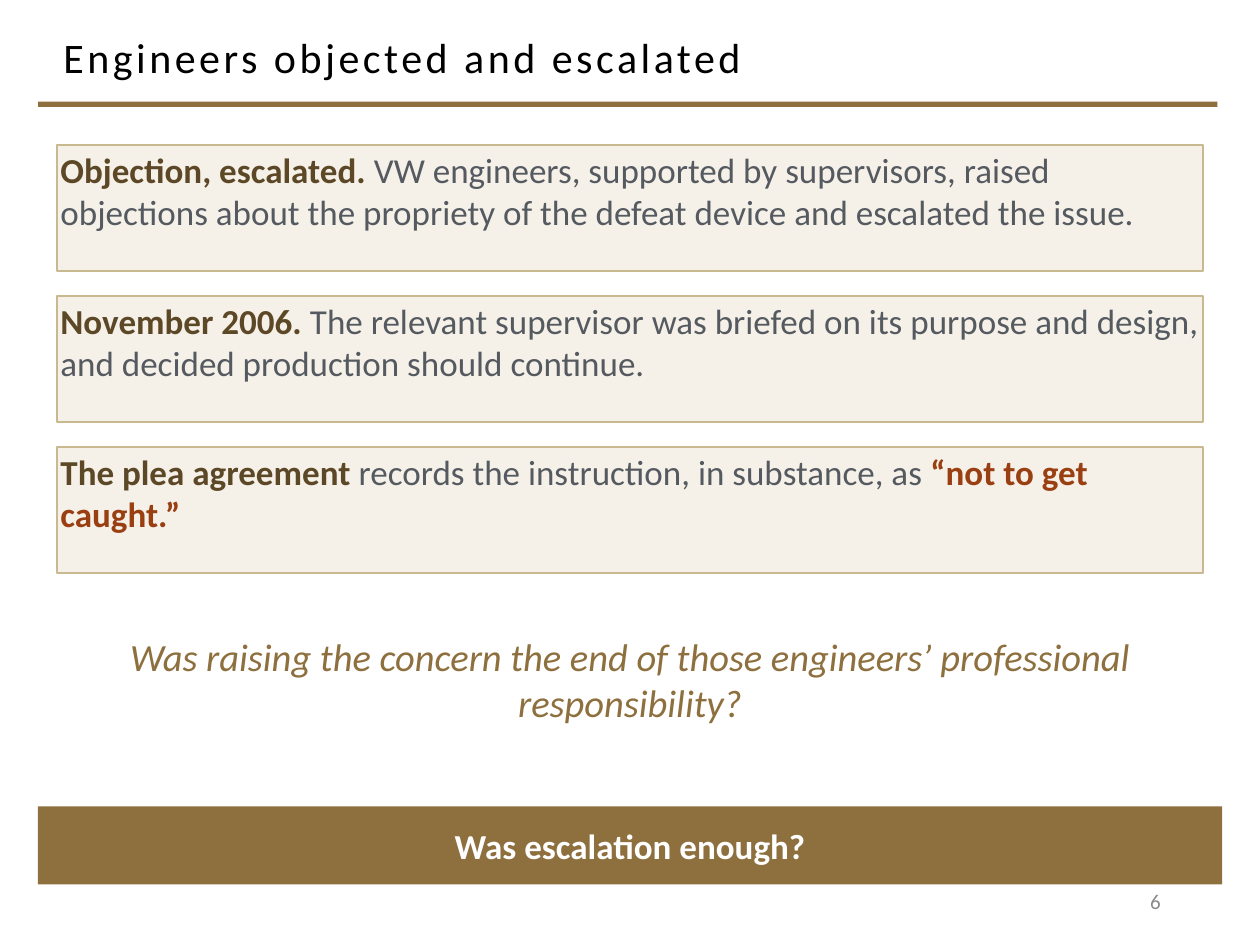
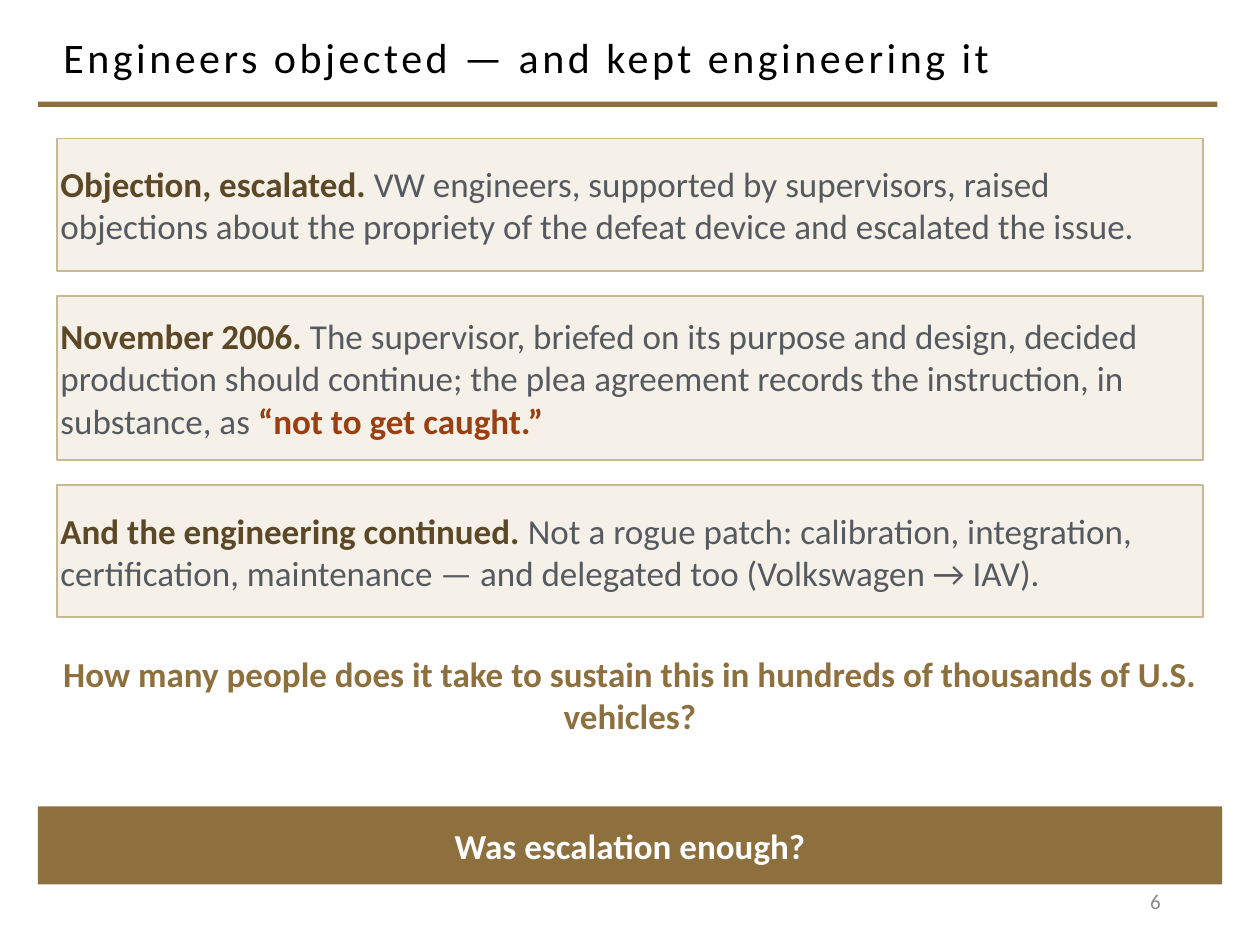
Before and after one commit to davisjam/model-based-agentic-software-engineering, a slide deck: slide 6 of course/lectures/act-2-delegation-and-control/04-failure-aware-engineering/2-4-Failure-Aware-Engineering.pptx. Drawn at 1260x945 pixels with LibreOffice and Linux fonts; fonts in the diff are those of the drawing; background and template pictures are left out. Boxes give left, top, right and bottom in pixels: in the first picture for what was removed or moved away, otherwise in the second. Text is boxed around its words. In the diff, an @@ line names an element or a change of style, - is before the commit and + after.

```diff
--- a/course/lectures/act-2-delegation-and-control/04-failure-aware-engineering/2-4-Failure-Aware-Engineering.pptx
+++ b/course/lectures/act-2-delegation-and-control/04-failure-aware-engineering/2-4-Failure-Aware-Engineering.pptx
@@ title at [63,43,989,81]: text changed @@
-Engineers objected and escalated
+Engineers objected — and kept engineering it
@@ rectangle "Objection, escalated. VW engineers, supported ...": place and size @@
-rectangle "Objection, escalated. VW engineers, supported ..." at [57,145,1203,271]
+rectangle "Objection, escalated. VW engineers, supported ..." at [57,139,1203,271]
@@ rectangle "November 2006. The supervisor, briefed ...": place and size @@
-rectangle "November 2006. The supervisor, briefed ..." at [57,296,1203,422]
+rectangle "November 2006. The supervisor, briefed ..." at [57,296,1203,460]
@@ text in rectangle at [60,324,1137,440]: text changed @@
-November 2006. The relevant supervisor was briefed on its purpose and design, and decided production should continue.
+November 2006. The supervisor, briefed on its purpose and design, decided production should continue; the plea agreement records the instruction, in substance, as “not to get caught.”
@@ vertical alignment top to middle in 3 elements at [57,139,1203,271], [57,296,1203,460], [57,485,1203,617] @@
@@ rectangle "And the engineering continued. Not ...": place and size @@
-rectangle "And the engineering continued. Not ..." at [57,447,1203,573]
+rectangle "And the engineering continued. Not ..." at [57,485,1203,617]
@@ text in rectangle at [60,519,1132,592]: text changed @@
-The plea agreement records the instruction, in substance, as “not to get caught.”
+And the engineering continued. Not a rogue patch: calibration, integration, certification, maintenance — and delegated too (Volkswagen → IAV).
@@ text at [63,662,1196,730]: text changed; size 22 to 20 pt; bold on; italic off @@
-Was raising the concern the end of those engineers’ professional responsibility?
+How many people does it take to sustain this in hundreds of thousands of U.S. vehicles?
```
Also in this commit, not shown: 1 slide removed.
